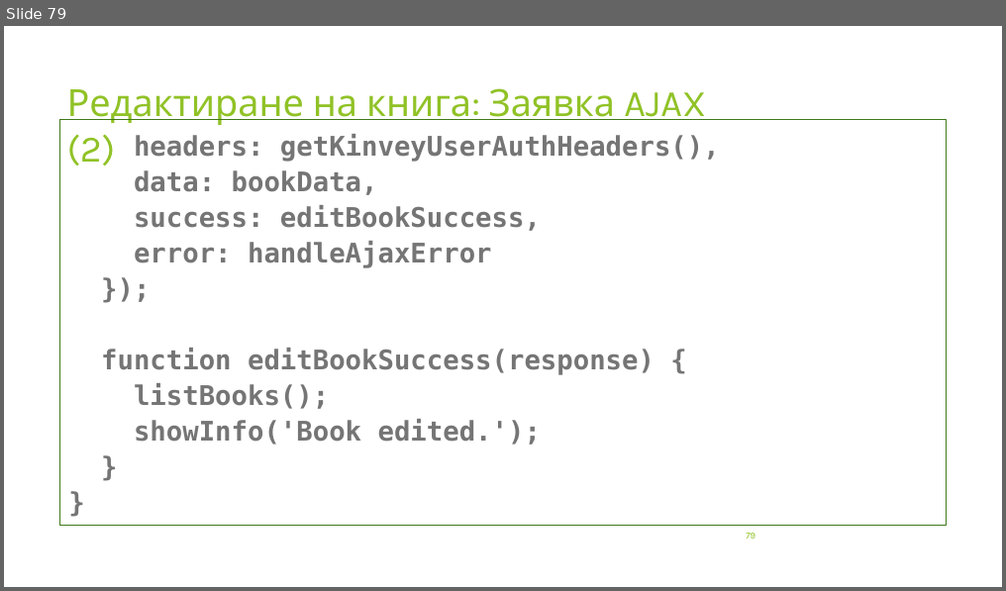
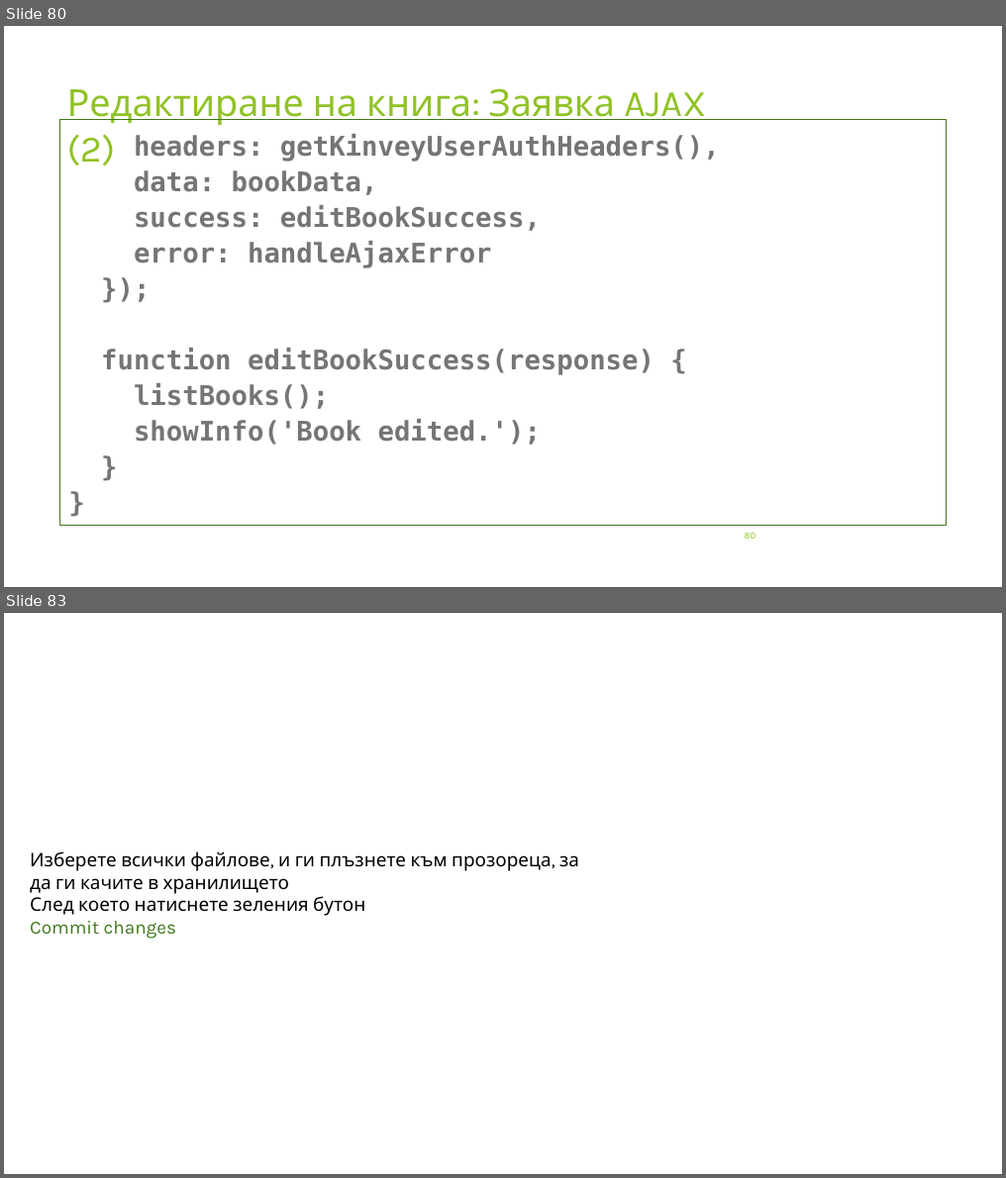
Before and after one commit to profjordanov/hybrid-app-development, a slide deck: 03. Async JS/tasks.pptx. Shown one above the other, each under a label of ours: slide 79 before the commit, slides 80 and 83 after it; the slides between them are not shown. The pictures are 1006x591 and 1006x1178 pixels, drawn with LibreOffice and Linux fonts; fonts in the diff are those of the drawing; background and template pictures are left out. Boxes give left, top, right and bottom in pixels: in the first picture for what was removed or moved away, otherwise in the second. Text is boxed around its words. In the diff, an @@ line names an element or a change of style, - is before the commit and + after.

```diff
--- a/03. Async JS/tasks.pptx
+++ b/03. Async JS/tasks.pptx
@@ slide 83 added at <box>4,613,1002,1174</box>, background picture (left out) @@
@@ text added at <box>30,852,579,939</box>, 18 pt, text #000000 @@
+Изберете всички файлове, и ги плъзнете към прозореца, за да ги качите в хранилището
+След което натиснете зеления бутон
+Commit changes
@@ what was slide 79 is now slide 80 @@
@@ page number at <box>745,533,755,539</box>: text changed @@
-79
+80
```
Also in this commit, not shown: 1 slide changed, 4 other slides added, 1 other file.
